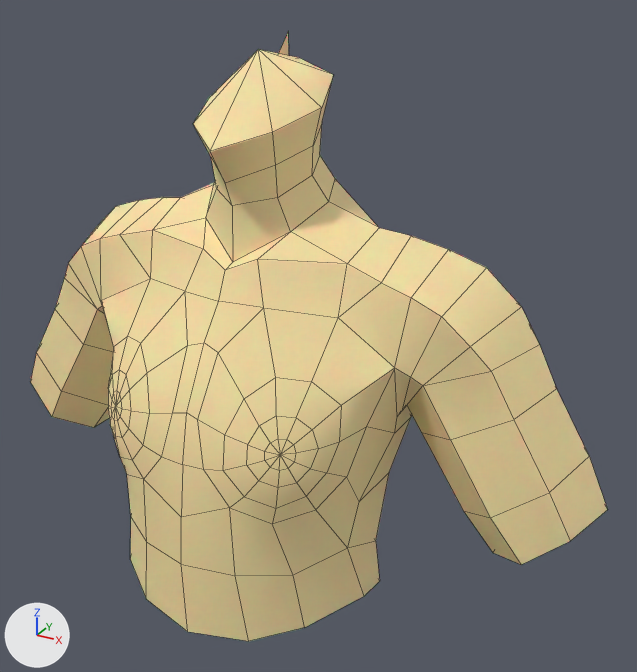
The Blender file head_Boy/head_Boy.blend, before and after one commit.
Rendered twice from a camera (50 mm lens) standing at (0.372, -0.602, 0.11) and looking at (0.045, -0.007, -0.188). Arrows for +X, +Y and +Z are at lower left; the lights stay in place. Mesh edges are drawn as thin lines. The same objects are shown in both versions, whatever each file hides.

Before the edit, the objects in view are built like this:
```python
me_body_002 = bpy.data.meshes.new('body.002')
me_body_002.from_pydata(...)  # 163 vertices, 153 faces; spans x -0.293..0.0, y -0.174..0.048, z 0.999..1.491
me_body_002.polygons.foreach_set('use_smooth', [True] * 153)
me_body_002.materials.append(mat_body)
ob_body_bust = bpy.data.objects.new('body.bust', me_body_002)
ob_body_bust.location = (0.0, 0.021, -1.44)
_m = ob_body_bust.modifiers.new('Mirror', 'MIRROR')
_m.use_clip = True
```
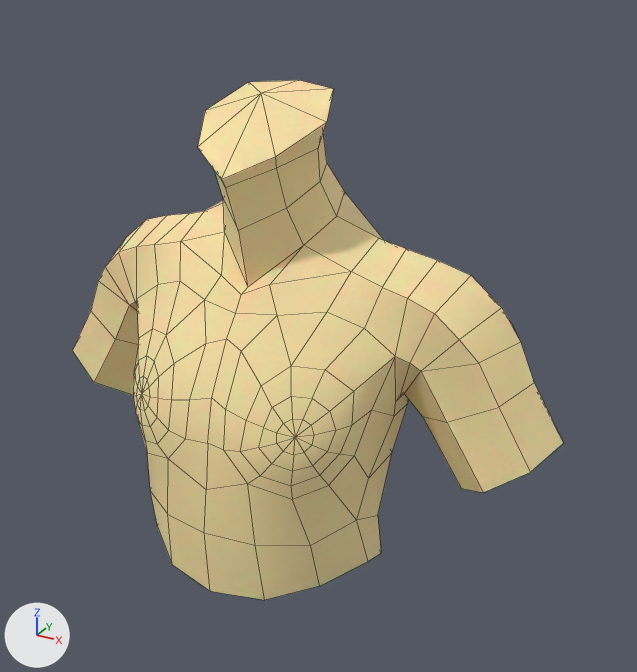
Changed parts and their boxes [x1, y1, x2, y2] in the pictures (637 x 672 px):
'body.bust', reshaped, moved, modifiers changed (15% narrower, 15% shorter)
    before: [30, 32, 608, 641]
    after: [72, 80, 563, 600]
part 1 of me_body_002, rebuilt
    before: [30, 49, 608, 641]
    after: [72, 80, 563, 600]
part 2 of me_body_002, deleted
    before: [279, 32, 289, 55]

What changed in the scene script:
```text
Change me_body_002:
    used by ob_body_bust; location = (0.0, 0.021, -1.44)
    remove me_body_002.from_pydata(...)  # 163 vertices, 153 faces; spans x -0.293..0.0, y -0.174..0.048, z 0.999..1.491
    add me_body_002.from_pydata(...)  # 284 vertices, 292 faces; spans x -0.249..0.249, y -0.162..0.042, z 1.029..1.467
    me_body_002 part 1: the loose piece of 160 vertices spanning x -0.293..0.0, y -0.174..0.048, z 0.999..1.481 is rebuilt with 284 vertices and now spans x -0.249..0.249, y -0.162..0.042, z 1.029..1.467
    me_body_002 part 2: the loose piece of 3 vertices spanning x 0.0, y -0.073..0.004, z 1.414..1.491 is deleted
Change ob_body_bust:
    remove _m = ob_body_bust.modifiers.new('Mirror', 'MIRROR')
    remove _m.use_clip = True
    ob_body_bust.location: (0.0, 0.021, -1.44) -> (0.0, 0.041, -1.455)
```
